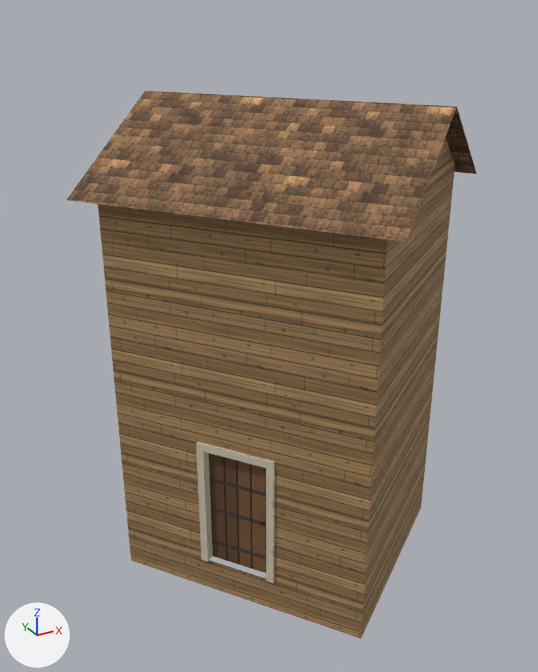
Renders of the glTF model world/bridgehollow__dyers_walk_local/export/models/buildings/bld_house_057.glb from each side of a commit.
Before and after are seen from a camera (50 mm lens) standing at (-5.68, -9.77, 8.96) and looking at (-0.29, 0.03, 4.06). Arrows for +X, +Y and +Z are at lower left; the lights stay in place. The first picture is the older version. Vertices at exactly the same position are counted once.

Objects in the first picture: 'bld_house_057', 'bld_house_057_door1', 'bld_house_057_roof', 'bld_house_057_shell_f1'.
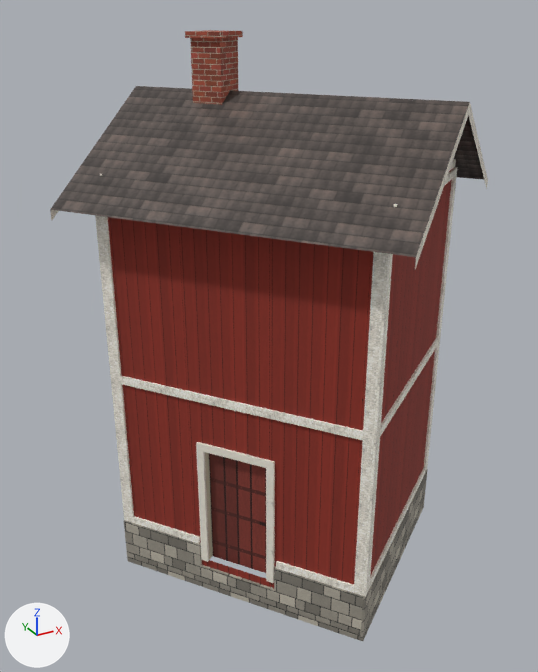
Pixel boxes [x1, y1, x2, y2] of what changed, in the pictures (538 x 672 px):
'bld_house_057_shell_f1', reshaped
    before: [98, 165, 455, 437]
    after: [95, 167, 458, 439]
'bld_house_057_roof', reshaped (7% wider, 58% taller)
    before: [67, 91, 477, 242]
    after: [50, 30, 488, 269]
'bld_house_057', reshaped
    before: [114, 339, 438, 639]
    after: [111, 339, 440, 641]
part 1 of me_bld_house_057, added
    after: [111, 339, 440, 641]
part 2 of me_bld_house_057, recoloured
    before: [114, 339, 438, 639]
    after: [123, 350, 435, 588]
part 3 of me_bld_house_057, recoloured
    both: [196, 442, 275, 583]
part 4 of me_bld_house_057_shell_f1, added
    after: [95, 167, 458, 439]
part 5 of me_bld_house_057_shell_f1, recoloured
    before: [98, 165, 455, 437]
    after: [108, 167, 455, 430]
part 6 of me_bld_house_057_roof, rebuilt (7% wider, 21% taller)
    before: [67, 91, 477, 242]
    after: [50, 86, 488, 269]
part 7 of me_bld_house_057_roof, built on
    after: [100, 30, 456, 207]
part 8 of me_bld_house_057_roof, recoloured (brown)
    before: [427, 137, 455, 187]

What changed in the scene script:
```text
Add mat_mat_s_board_8e2f22:
    mat_mat_s_board_8e2f22 = bpy.data.materials.new('mat_s_board_8e2f22')
    # uses the picture img_mat_s_board_8e2f22
    # uses the picture img_mat_s_board_8e2f22_n
Add mat_mat_s_beam_efe9dc:
    mat_mat_s_beam_efe9dc = bpy.data.materials.new('mat_s_beam_efe9dc')
    # uses the picture img_mat_s_beam_efe9dc
    # uses the picture img_mat_s_beam_efe9dc_n
Add mat_mat_s_board_efe9dc:
    mat_mat_s_board_efe9dc = bpy.data.materials.new('mat_s_board_efe9dc')
    # uses the picture img_mat_s_board_efe9dc
    # uses the picture img_mat_s_board_efe9dc_n
Add mat_mat_s_brick_9a4a38:
    mat_mat_s_brick_9a4a38 = bpy.data.materials.new('mat_s_brick_9a4a38')
    # uses the picture img_mat_s_brick_9a4a38
    # uses the picture img_mat_s_brick_9a4a38_n
Add mat_mat_s_tint_red_tile_4a403b:
    mat_mat_s_tint_red_tile_4a403b = bpy.data.materials.new('mat_s_tint_red_tile_4a403b')
    # uses the picture img_mat_s_tint_red_tile_4a403b
    # uses the picture img_mat_s_tint_red_tile_4a403b_mr
    # uses the picture img_mat_s_tint_red_tile_4a403b_n
Add mat_mat_s_tint_trim_efe9dc:
    mat_mat_s_tint_trim_efe9dc = bpy.data.materials.new('mat_s_tint_trim_efe9dc')
    # uses the picture img_mat_s_tint_trim_efe9dc
    # uses the picture img_mat_s_tint_trim_efe9dc_n
Add mat_mat_s_tint_wall_stone_8d887d:
    mat_mat_s_tint_wall_stone_8d887d = bpy.data.materials.new('mat_s_tint_wall_stone_8d887d')
    # uses the picture img_mat_s_tint_wall_stone_8d887d
    # uses the picture img_mat_s_tint_wall_stone_8d887d_n
Change me_bld_house_057:
    remove me_bld_house_057.from_pydata(...)  # 206 vertices, 254 faces; spans x -2.74..2.74, y -2.8..2.8, z 0.0..3.63
    add me_bld_house_057.from_pydata(...)  # 394 vertices, 492 faces; spans x -2.8..2.8, y -2.86..2.86, z 0.0..3.63
    me_bld_house_057 part 1: 172 vertices added at x -2.8..2.8, y -2.86..2.86, z 0.0..3.63
    me_bld_house_057 part 2: 21 faces spanning x -2.74..2.74, y -2.8..2.8, z 0.0..3.63 switch from mat_mat_plank to mat_mat_s_board_8e2f22
    me_bld_house_057 part 3: 83 faces spanning x -1.9..1.35, y -1.64..2.34, z 0.58..2.83 switch from mat_mat_trim to mat_mat_s_tint_trim_efe9dc
    other edits to the shape of me_bld_house_057 do not show in these pictures
    add me_bld_house_057.materials.append(mat_mat_s_beam_efe9dc)
    add me_bld_house_057.materials.append(mat_mat_s_tint_wall_stone_8d887d)
Change me_bld_house_057_shell_f1:
    remove me_bld_house_057_shell_f1.from_pydata(...)  # 176 vertices, 224 faces; spans x -2.74..2.74, y -2.8..2.8, z 3.63..6.68
    add me_bld_house_057_shell_f1.from_pydata(...)  # 328 vertices, 424 faces; spans x -2.79..2.79, y -2.86..2.86, z 3.63..6.68
    me_bld_house_057_shell_f1 part 4: 136 vertices added at x -2.79..2.79, y -2.86..2.86, z 3.63..6.68
    me_bld_house_057_shell_f1 part 5: 32 faces spanning x -2.74..2.74, y -2.8..2.8, z 3.63..6.68 switch from mat_mat_plank to mat_mat_s_board_8e2f22
    other edits to the shape of me_bld_house_057_shell_f1 do not show in these pictures
    remove me_bld_house_057_shell_f1.materials.append(mat_mat_trim)
    add me_bld_house_057_shell_f1.materials.append(mat_mat_s_beam_efe9dc)
    add me_bld_house_057_shell_f1.materials.append(mat_mat_s_tint_trim_efe9dc)
Change me_bld_house_057_roof:
    remove me_bld_house_057_roof.from_pydata(...)  # 88 vertices, 94 faces; spans x -3.17..3.17, y -3.24..3.24, z 6.31..7.77
    add me_bld_house_057_roof.from_pydata(...)  # 126 vertices, 140 faces; spans x -3.4..3.4, y -3.46..3.46, z 6.21..8.66
    me_bld_house_057_roof part 6: the loose piece of 6 vertices spanning x -3.17..3.17, y -3.24..3.24, z 6.49..7.77 is rebuilt with 12 vertices and now spans x -3.4..3.4, y -3.46..3.46, z 6.21..7.84
    me_bld_house_057_roof part 7
    2 vertices move from x -1.27..1.27, y -1.72..1.72, z 7.77 to x -1.27..1.27, y -1.72..1.72, z 7.84
    32 vertices are added at x -2.64..2.64, y -2.75..2.75, z 6.68..8.66
    16 new faces join them, mat_mat_s_beam_efe9dc
    22 new faces join them, mat_mat_s_brick_9a4a38
    me_bld_house_057_roof part 8: 2 faces spanning x -2.74..2.74, y -2.81..2.81, z 6.68..7.84 switch from mat_mat_plank to mat_mat_s_board_8e2f22
    remove me_bld_house_057_roof.materials.append(mat_mat_shingle)
    add me_bld_house_057_roof.materials.append(mat_mat_s_beam_efe9dc)
    add me_bld_house_057_roof.materials.append(mat_mat_s_board_efe9dc)
    add me_bld_house_057_roof.materials.append(mat_mat_s_brick_9a4a38)
    add me_bld_house_057_roof.materials.append(mat_mat_s_tint_red_tile_4a403b)
```
